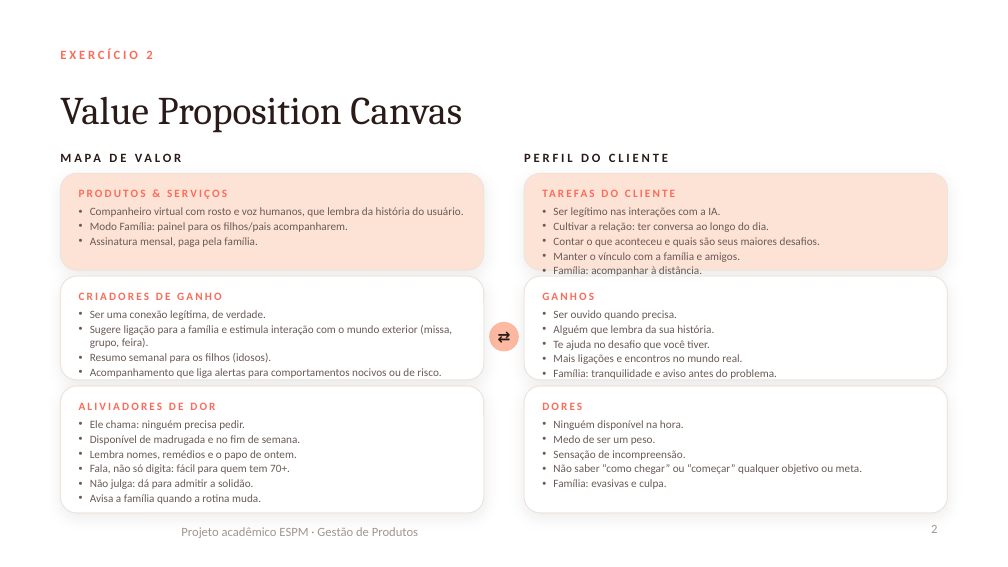
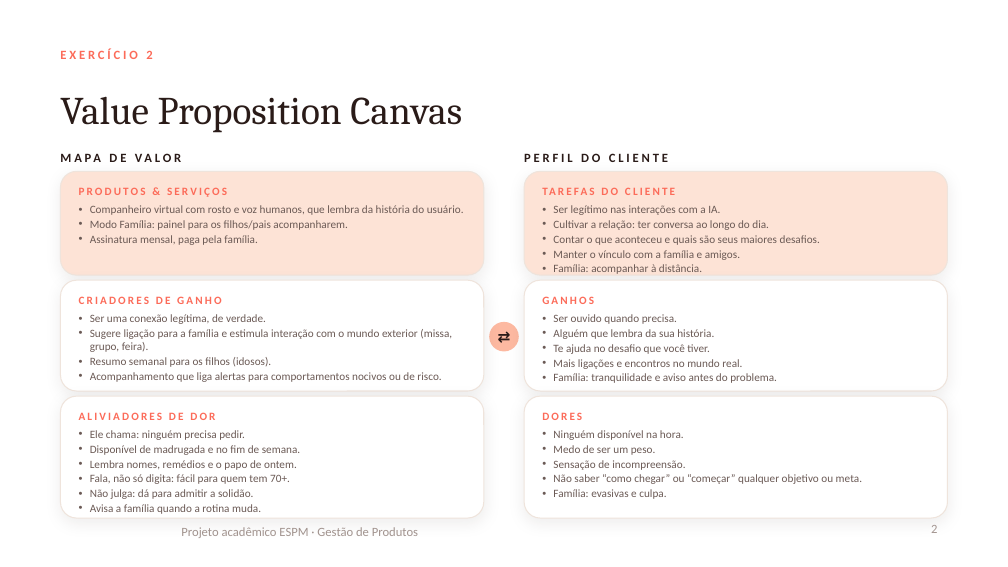
Before and after one commit to ojohnmf-glitch/espm, a slide deck: slide 2 of apresentacao/cora-exercicio-aula.pptx. Drawn at 1008x567 pixels with LibreOffice and Linux fonts; fonts in the diff are those of the drawing; background and template pictures are left out. Boxes give left, top, right and bottom in pixels: in the first picture for what was removed or moved away, otherwise in the second. Text is boxed around its words. In the diff, an @@ line names an element or a change of style, - is before the commit and + after.

```diff
--- a/apresentacao/cora-exercicio-aula.pptx
+++ b/apresentacao/cora-exercicio-aula.pptx
@@ rounded rectangle: place and size @@
-rounded rectangle at bbox=[60, 173, 484, 270]
+rounded rectangle at bbox=[60, 171, 484, 275]
@@ rounded rectangle: place and size @@
-rounded rectangle at bbox=[524, 173, 948, 270]
+rounded rectangle at bbox=[524, 171, 948, 275]
@@ text "Ser legítimo nas interações com ...": place and size @@
-text "Ser legítimo nas interações com ..." at bbox=[553, 207, 820, 278]
+text "Ser legítimo nas interações com ..." at bbox=[553, 205, 820, 274]
@@ rounded rectangle: place and size @@
-rounded rectangle at bbox=[60, 276, 484, 380]
+rounded rectangle at bbox=[60, 280, 484, 391]
@@ text "CRIADORES DE GANHO": place and size @@
-text "CRIADORES DE GANHO" at bbox=[79, 292, 221, 300]
+text "CRIADORES DE GANHO" at bbox=[79, 296, 221, 304]
@@ proportions changed in 6 elements at bbox=[60, 171, 484, 275], bbox=[524, 171, 948, 275], bbox=[60, 396, 484, 518], bbox=[524, 396, 948, 518], bbox=[60, 280, 484, 391], bbox=[524, 280, 948, 391] @@
@@ rounded rectangle: place and size @@
-rounded rectangle at bbox=[524, 276, 948, 380]
+rounded rectangle at bbox=[524, 280, 948, 391]
@@ text "GANHOS": place and size @@
-text "GANHOS" at bbox=[542, 292, 594, 300]
+text "GANHOS" at bbox=[542, 296, 594, 304]
@@ text "Ser uma conexão legítima, de ...": place and size @@
-text "Ser uma conexão legítima, de ..." at bbox=[90, 310, 452, 378]
+text "Ser uma conexão legítima, de ..." at bbox=[90, 314, 452, 382]
@@ text "Ser ouvido quando precisa.": place and size @@
-text "Ser ouvido quando precisa." at bbox=[553, 310, 777, 379]
+text "Ser ouvido quando precisa." at bbox=[553, 314, 777, 383]
@@ rounded rectangle: place and size @@
-rounded rectangle at bbox=[60, 386, 484, 513]
+rounded rectangle at bbox=[60, 396, 484, 518]
@@ text "ALIVIADORES DE DOR": place and size @@
-text "ALIVIADORES DE DOR" at bbox=[79, 402, 215, 410]
+text "ALIVIADORES DE DOR" at bbox=[79, 412, 215, 420]
@@ rounded rectangle: place and size @@
-rounded rectangle at bbox=[524, 386, 948, 513]
+rounded rectangle at bbox=[524, 396, 948, 518]
@@ text "DORES": place and size @@
-text "DORES" at bbox=[542, 402, 582, 410]
+text "DORES" at bbox=[542, 412, 582, 420]
@@ text "Ele chama: ninguém precisa pedir.": place and size @@
-text "Ele chama: ninguém precisa pedir." at bbox=[90, 420, 300, 504]
+text "Ele chama: ninguém precisa pedir." at bbox=[90, 430, 300, 514]
@@ text "Ninguém disponível na hora.": place and size @@
-text "Ninguém disponível na hora." at bbox=[553, 420, 862, 489]
+text "Ninguém disponível na hora." at bbox=[553, 430, 862, 499]
```
